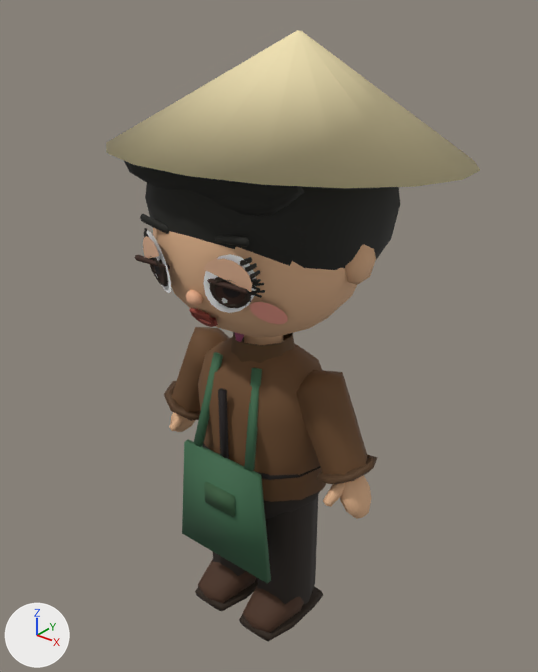
An edit to the glTF model assets/npc-moi/npc-vendor-nau-dep.glb, drawn before and after from the same camera.
Camera for both pictures: a 50 mm camera at (0.917, -1.125, 1.428) aimed at (-0.023, 0.05, 0.7). Lighting does not change. The marker at lower left points along +X, +Y and +Z. The first picture is the older version.

Names of what the first picture shows: 'eyes_tired', 'eyes_wide', 'face', 'npc_body' and 12 more.
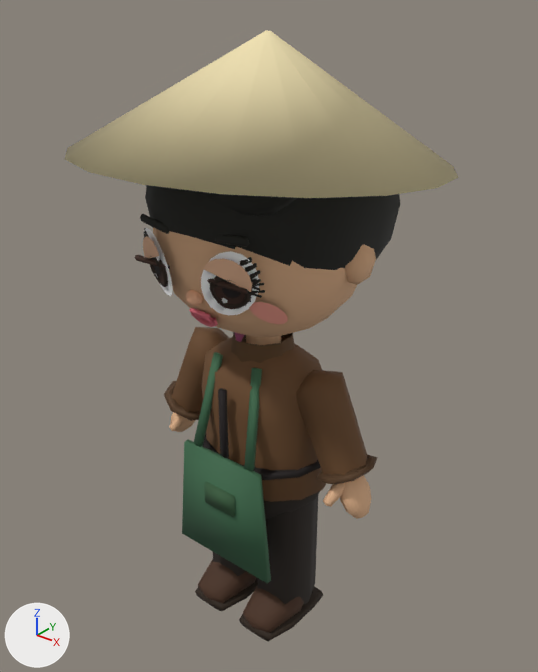
Boxes (x1, y1, x2, y2) around the edits, measured in the pictures (538 x 672 px; the box of a moved part takes in the faces that stretch with it):
'npc_body', reshaped: before (106, 30, 480, 641); after (65, 30, 458, 641)
part 1 of me_npc_body, moved or reshaped: before (106, 30, 480, 188); after (65, 30, 458, 198)
part 2 of me_npc_body, moved or reshaped: before (124, 161, 376, 519); after (153, 186, 376, 519)

The change, as a list of edits to the scene's bpy script:
```text
Change me_npc_body:
    used by ob_npc_body; location = (0.0, 0.0, 0.0)
    remove me_npc_body.from_pydata(...)  # 1471 vertices, 2686 faces; spans x -0.373..0.373, y -0.27..0.462, z 0.0..1.331
    add me_npc_body.from_pydata(...)  # 1471 vertices, 2686 faces; spans x -0.373..0.373, y -0.365..0.367, z 0.0..1.336
    me_npc_body part 1: the loose piece of 72 vertices spanning x -0.373..0.373, y -0.27..0.462, z 1.076..1.331 is moved by (0.0, -0.095, 0.005)
    me_npc_body part 2: 507 of 1471 vertices moved; they spanned x -0.286..0.286, y -0.215..0.242, z 0.376..1.256 and now span x -0.286..0.286, y -0.215..0.242, z 0.376..1.244; mean shift (0.0, 0.0, -0.001); largest move (0.077, 0.017, 0.758) -> (0.0, 0.0, 1.191)
```
